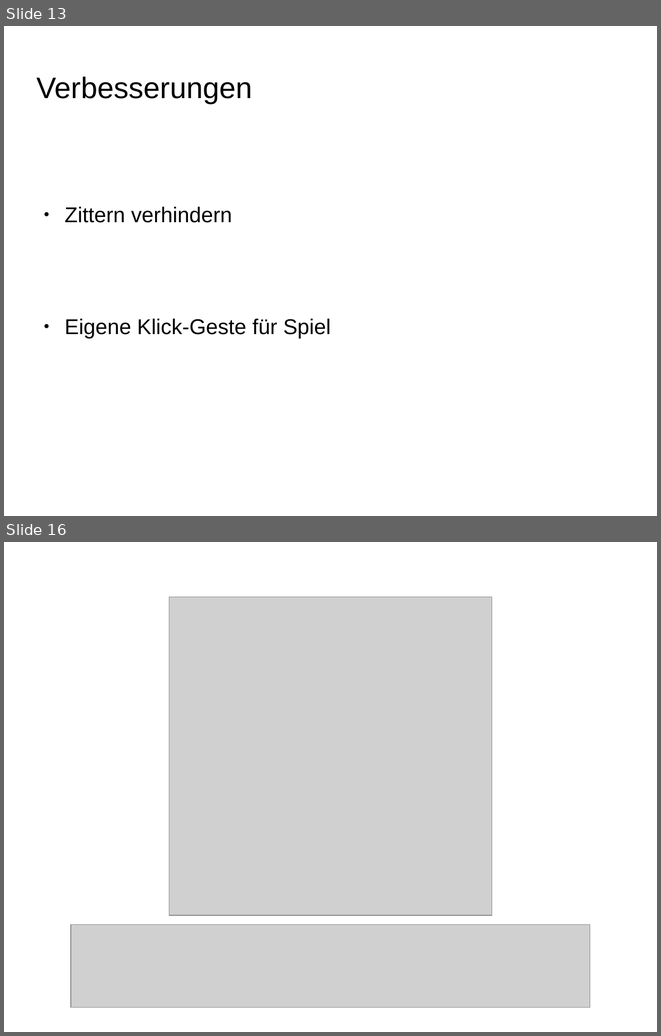
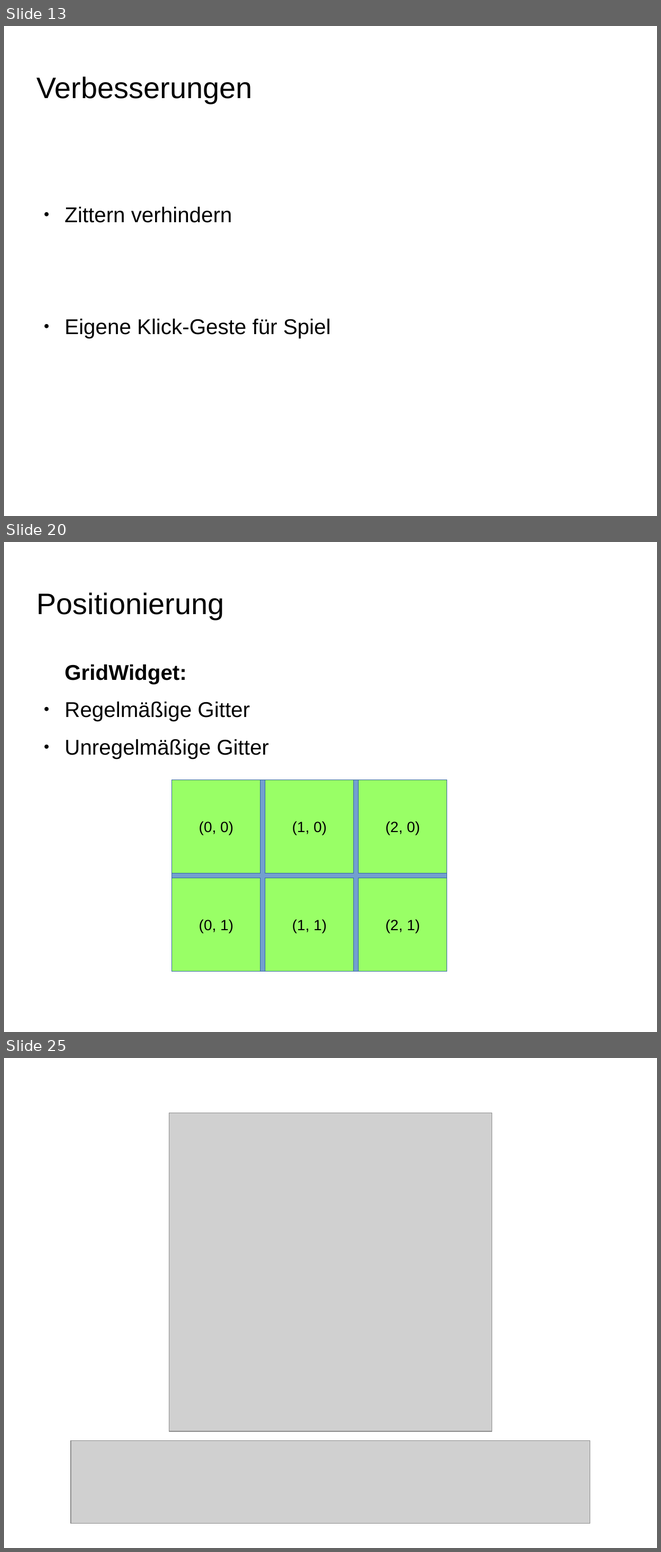
Before and after one commit to dagophil/sfml_openni, a slide deck: presentation/haegele_schill_kinect_menu.odp. Shown one above the other, each under a label of ours: slides 13 and 16 before the commit, slides 13, 20 and 25 after it; the slides between them are not shown. The pictures are 661x1036 and 661x1552 pixels, drawn with LibreOffice and Linux fonts; fonts in the diff are those of the drawing; grey boxes stand for pictures; background and template pictures are left out. Boxes give left, top, right and bottom in pixels: in the first picture for what was removed or moved away, otherwise in the second. Text is boxed around its words. In the diff, an @@ line names an element or a change of style, - is before the commit and + after.

```diff
--- a/presentation/haegele_schill_kinect_menu.odp
+++ b/presentation/haegele_schill_kinect_menu.odp
@@ slide 20 added at [4,542,657,1032], background picture (left out) @@
@@ title added at [37,592,224,619], 36 pt, text #000000 @@
+Positionierung
@@ text added at [64,664,269,759], 26 pt, text #000000 @@
+GridWidget:
+● Regelmäßige Gitter
+● Unregelmäßige Gitter
@@ rectangle added at [171,780,447,972], fill #729FCF, outline #3465A4 0 pt @@
@@ rectangle added at [171,780,261,873], fill #99FF66, outline #3465A4 0 pt, 18 pt, text #000000 @@
+(0, 0)
@@ rectangle added at [265,780,354,873], fill #99FF66, outline #3465A4 0 pt, 18 pt, text #000000 @@
+(1, 0)
@@ rectangle added at [359,780,447,873], fill #99FF66, outline #3465A4 0 pt, 18 pt, text #000000 @@
+(2, 0)
@@ rectangle added at [171,878,261,971], fill #99FF66, outline #3465A4 0 pt, 18 pt, text #000000 @@
+(0, 1)
@@ rectangle added at [265,878,354,971], fill #99FF66, outline #3465A4 0 pt, 18 pt, text #000000 @@
+(1, 1)
@@ rectangle added at [359,878,447,971], fill #99FF66, outline #3465A4 0 pt, 18 pt, text #000000 @@
+(2, 1)
@@ what was slide 16 is now slide 25 @@
```
Also in this commit, not shown: 2 slides changed, 12 other slides added, 4 slides removed.
